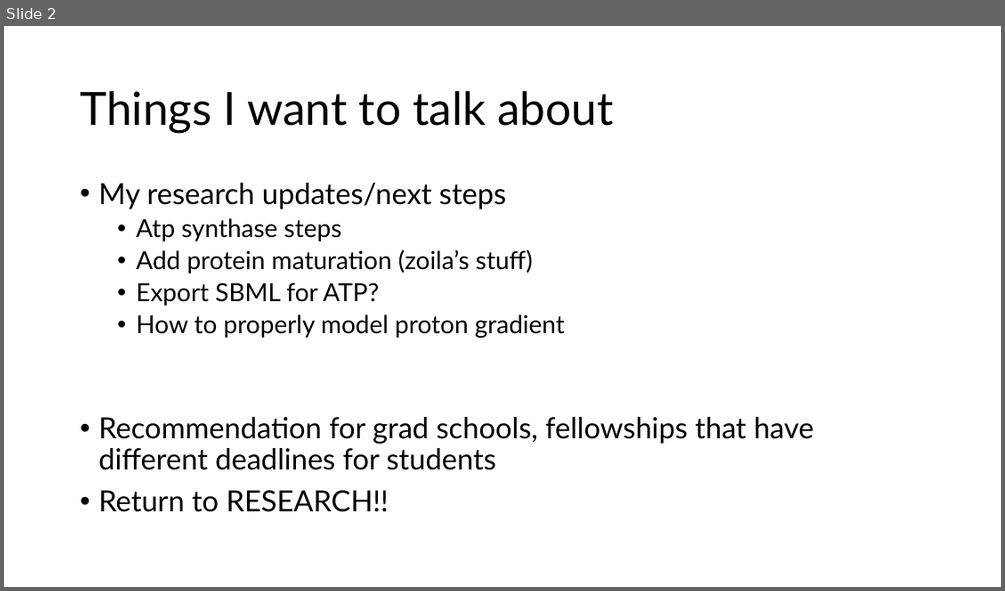
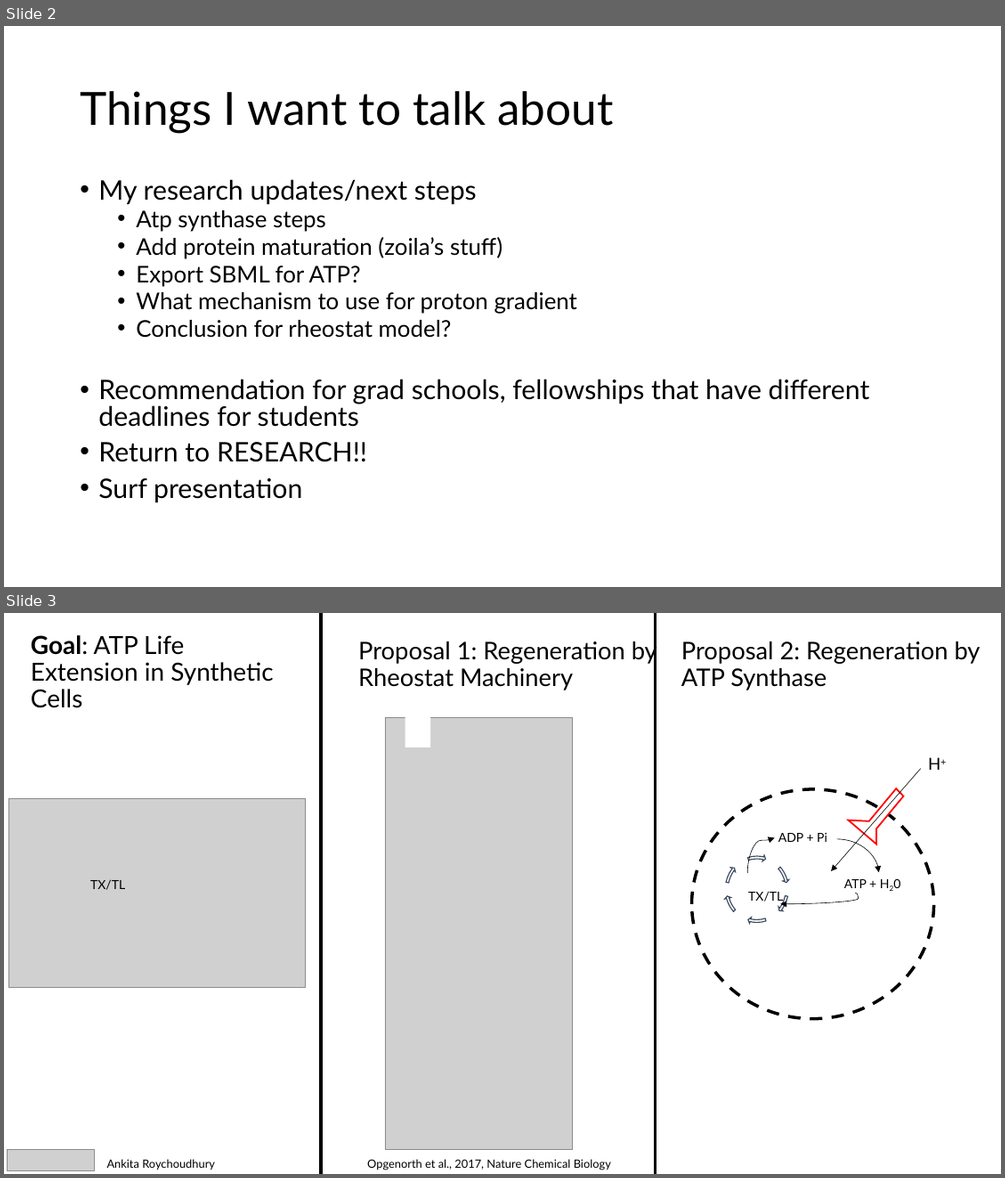
Before and after one commit to AnkitaRoychoudhury/ug_murray, a slide deck: miscellaneous/presentations/202020720_murray_mtg.pptx. Shown one above the other, each under a label of ours: slide 2 before the commit, slides 2 and 3 after it. The pictures are 1005x591 and 1005x1178 pixels, drawn with LibreOffice and Linux fonts; fonts in the diff are those of the drawing; grey boxes stand for pictures. Boxes give left, top, right and bottom in pixels: in the first picture for what was removed or moved away, otherwise in the second. Text is boxed around its words. In the diff, an @@ line names an element or a change of style, - is before the commit and + after.

```diff
--- a/miscellaneous/presentations/202020720_murray_mtg.pptx
+++ b/miscellaneous/presentations/202020720_murray_mtg.pptx
@@ slide 3 added at (4, 613, 1001, 1174), background #FFFFFF @@
@@ title added at (31, 635, 273, 708), 24 pt, text #000000 @@
+Goal: ATP Life Extension in Synthetic Cells
@@ line added from (321, 613) to (321, 1174), #000000 3 pt @@
@@ text added at (358, 639, 657, 690), 23.4 pt, text #000000 @@
+Proposal 1: Regeneration by Rheostat Machinery
@@ line added from (655, 613) to (655, 1174), #000000 3 pt @@
@@ text added at (681, 641, 980, 690), 23.4 pt, text #000000 @@
+Proposal 2: Regeneration by ATP Synthase
@@ picture added at (385, 717, 573, 1149) @@
@@ rectangle added at (404, 717, 430, 747), fill #FFFFFF @@
@@ picture added at (9, 798, 306, 988) @@
@@ text added at (90, 879, 125, 890), 12 pt, text #000000 @@
+TX/TL
@@ group added at (692, 757, 940, 1019): 6 circular arrows, 4 texts, 3 curved arrows, 1 ellipse, 1 freeform shape, 1 arrow @@
+ADP + Pi
+ATP + H20
+H+
+TX/TL
@@ picture added at (7, 1149, 96, 1170) @@
@@ text added at (107, 1159, 215, 1170), 11 pt, text #000000 @@
+Ankita Roychoudhury
@@ text added at (367, 1159, 611, 1170), 11 pt, text #000000 @@
+Opgenorth et al., 2017, Nature Chemical Biology
@@ slide 2 changed as well @@
@@ text at (98, 179, 870, 462): size 28 to 25.9 pt in "My research updates/next steps", "Recommendation for grad schools, fellowships that have ...", "Return to RESEARCH!!"; size 24 to 22.2 pt in "Atp synthase steps", "Add protein maturation (zoila’s stuff)", "Export SBML for ATP?"; line spacing 0.9 to 0.8 @@
@@ text at (136, 292, 577, 338): text changed; size 24 to 22.2 pt @@
-  • How to properly model proton gradient
+  • What mechanism to use for proton gradient
+  • Conclusion for rheostat model?
@@ text at (98, 478, 302, 503): paragraph added @@
+• Surf presentation
```
Also in this commit, not shown: 1 other slide changed, 9 other slides added, 2 slides removed, 7 other files.
